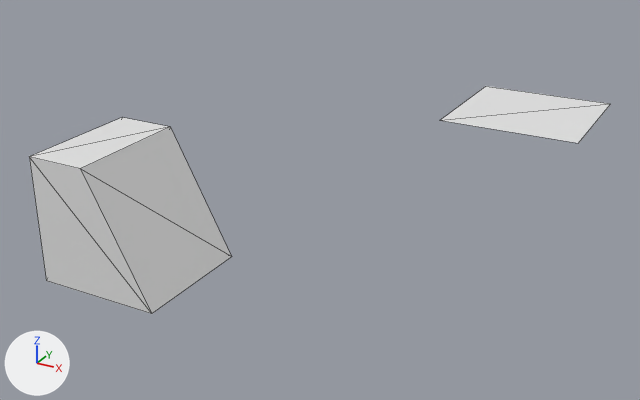
The glTF model assets/gltf/simple_two.glb, before and after one commit.
Camera for both pictures: a camera (50 mm lens) standing at (8.29, -9.33, 5.49) and looking at (2.33, 1.5, 0.07). The lights are fixed; the arrows at lower left show +X, +Y and +Z. Mesh edges are drawn as thin lines.

The older version as bpy lines, for what is in view:
```python
me_cube = bpy.data.meshes.new('Cube')
me_cube.from_pydata(...)  # 8 vertices, 12 faces; spans x -1.0..1.0, y -1.0..1.0, z -1.0..1.0
me_cube.materials.append(mat_material)  # white #e7e7e7
me_plane = bpy.data.meshes.new('Plane')
me_plane.from_pydata([(-1.0, -1.0, 0.0), (1.0, -1.0, 0.0), (-1.0, 1.0, 0.0), (1.0, 1.0, 0.0)], [], [(0, 1, 3), (0, 3, 2)])
ob_cube = bpy.data.objects.new('Cube', me_cube)
ob_cube.location = (0.0, 0.0, 0.0)
ob_plane = bpy.data.objects.new('Plane', me_plane)
ob_plane.location = (4.9, 3.25, 1.38)
```
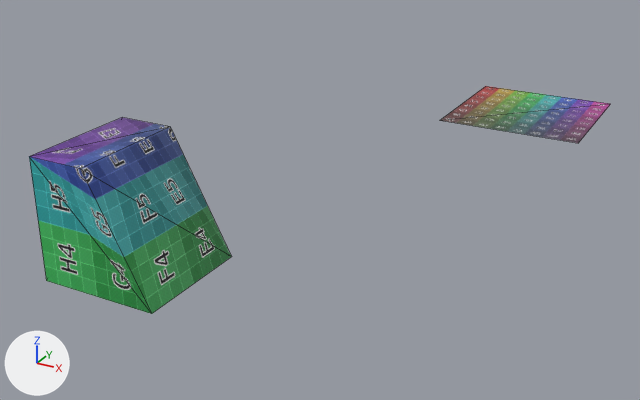
What differs and where, as boxes [x1, y1, x2, y2] in the pictures (640 x 400 px):
'Cube', recoloured: [29, 117, 231, 314] in both
'Plane', recoloured: [440, 86, 610, 143] in both

What the commit changed:
Picture 'uv_testing' (img_uv_testing) is new.
Material 'Material.001' (mat_material_001) is new.
Its texture is img_uv_testing.
me_cube has 8 vertices, 12 faces and spans x -1.0..1.0, y -1.0..1.0, z -1.0..1.0.
me_cube no longer uses material mat_material (white #e7e7e7).
me_cube now uses material mat_material_001 (picture img_uv_testing).
me_plane has 4 vertices, 2 faces and spans x -1.0..1.0, y -1.0..1.0, z 0.0.
me_plane now uses material mat_material_001 (picture img_uv_testing).
